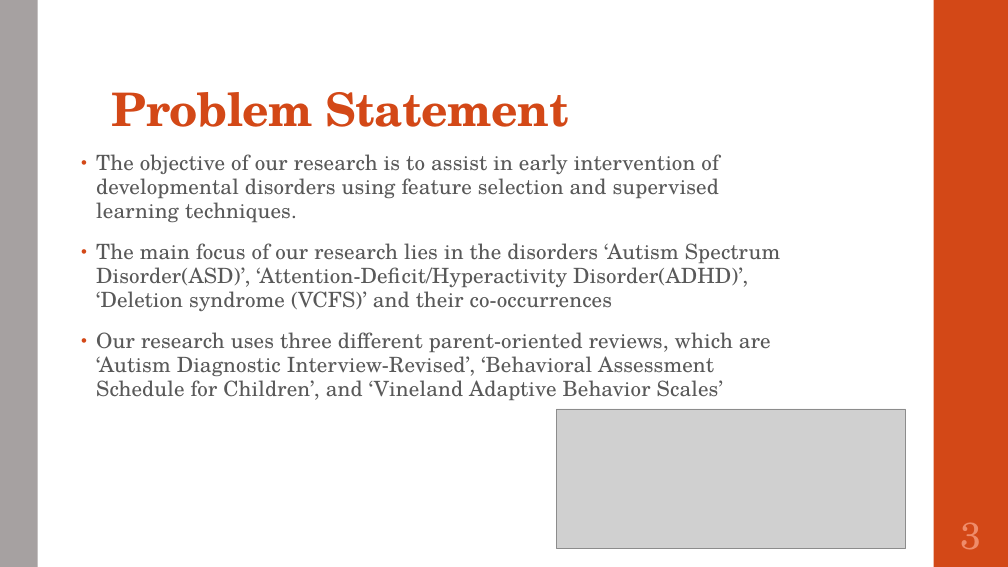
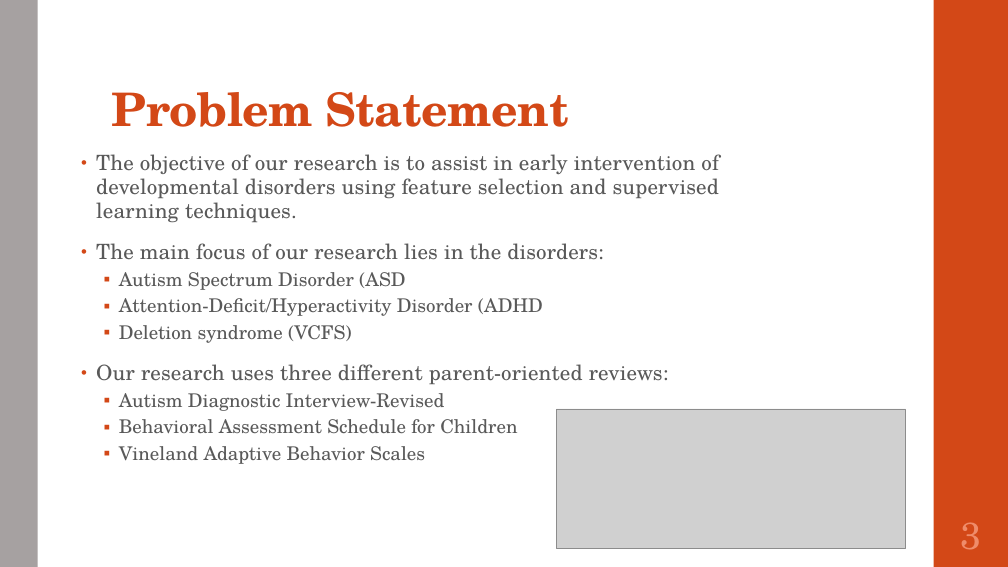
Before and after one commit to SirichandanaSambatur/CADDC, a slide deck: slide 3 of FinalReport.pptx. Drawn at 1008x567 pixels with LibreOffice and Linux fonts; fonts in the diff are those of the drawing; grey boxes stand for pictures. Boxes give left, top, right and bottom in pixels: in the first picture for what was removed or moved away, otherwise in the second. Text is boxed around its words. In the diff, an @@ line names an element or a change of style, - is before the commit and + after.

```diff
--- a/FinalReport.pptx
+++ b/FinalReport.pptx
@@ text at (x1=96, y1=243, x2=669, y2=464): text changed; size 20 to 18 pt @@
-• The main focus of our research lies in the disorders ‘Autism Spectrum Disorder(ASD)’, ‘Attention-Deficit/Hyperactivity Disorder(ADHD)’, ‘Deletion syndrome (VCFS)’ and their co-occurrences
-• Our research uses three different parent-oriented reviews, which are ‘Autism Diagnostic Interview-Revised’, ‘Behavioral Assessment Schedule for Children’, and ‘Vineland Adaptive Behavior Scales’
+• The main focus of our research lies in the disorders:
+  ▪ Autism Spectrum Disorder (ASD
+  ▪ Attention-Deficit/Hyperactivity Disorder (ADHD
+  ▪ Deletion syndrome (VCFS)
+• Our research uses three different parent-oriented reviews:
+  ▪ Autism Diagnostic Interview-Revised
+  ▪ Behavioral Assessment Schedule for Children
+  ▪ Vineland Adaptive Behavior Scales
```
Also in this commit, not shown: 23 other slides changed, 3 slides added, 2 slides removed.
